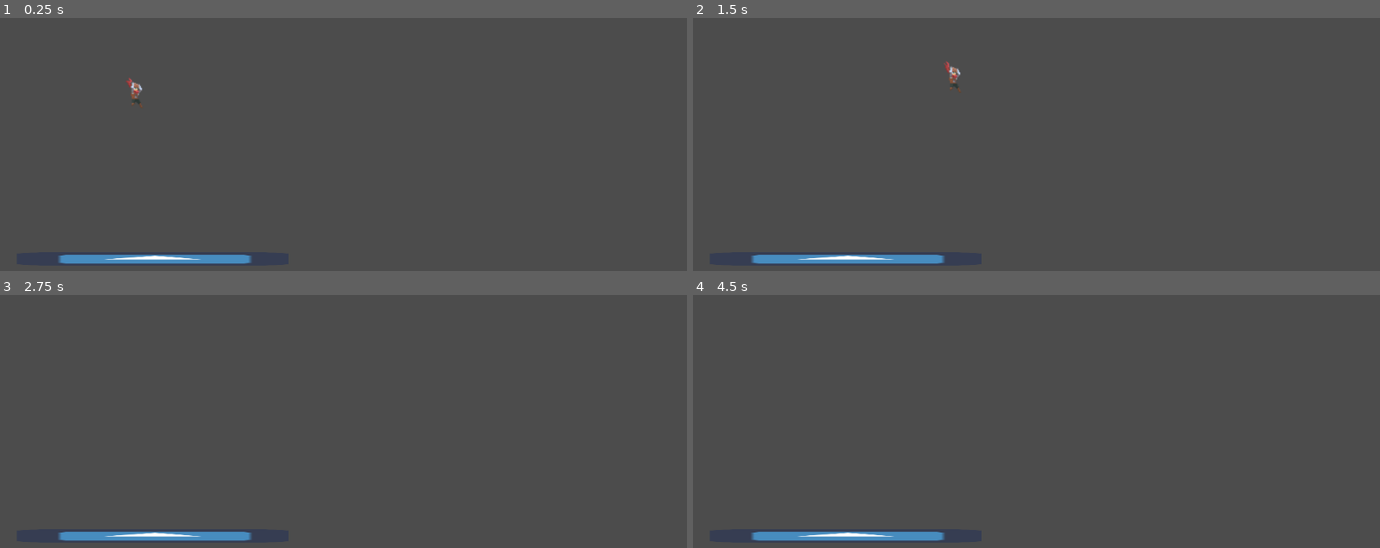
Above: before the commit, frames 1-4 (two rows, left to right).
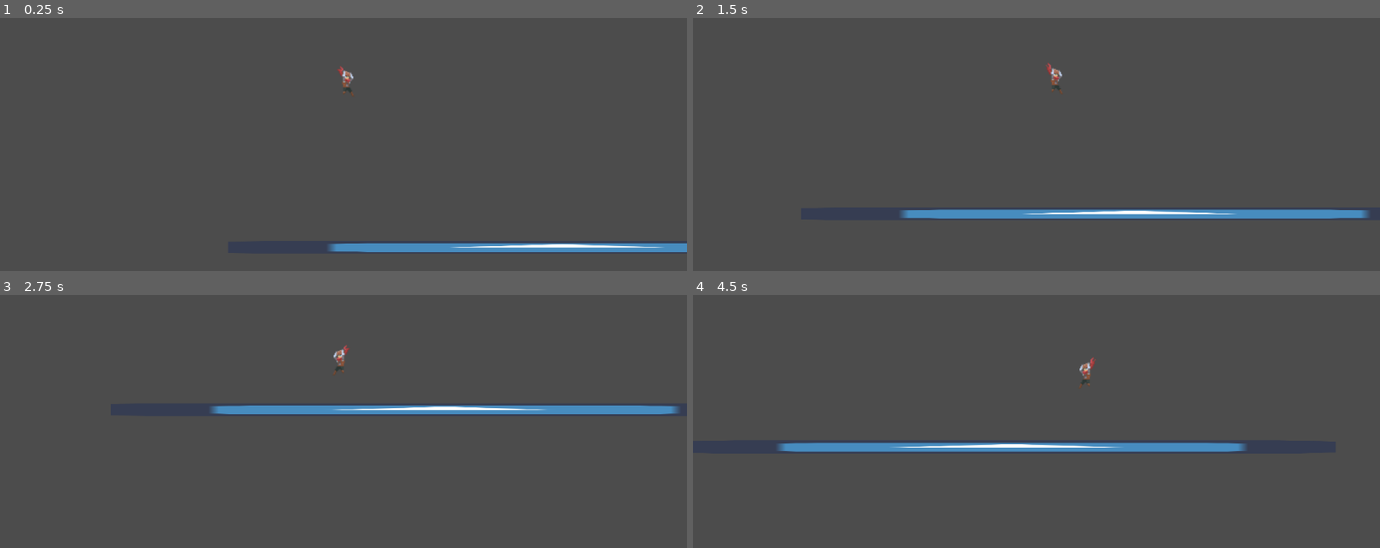
Above: after the commit, the same moments.

Repository: ztd12/GodotGrapple
Game: Godot game, scene res://Main.tscn
Same seed, same stepped clock (60 frames per second), same inputs: the game is played once before the commit and once after it. The engine's default icon, where the game draws it, is replaced by a stand-in: a white triangle on a blue panel in a dark square.
Inputs (mouse positions are in pixels of both pictures, inside the frame that each line leads up to):
- Up to frame 1 (0.25 s): no input
- Up to frame 2 (1.5 s): move the mouse to (1187, 68) at 0.52 s; hold D (move_right) from 0.53 s (still down); tap S (crouch) at 0.6 s; tap W (jump) at 0.77, 1.07 s; tap Shift (dodge) at 0.8, 1.35 s; move the mouse to (899, 109) at 1.27 s
- Up to frame 3 (2.75 s): tap W (jump) at 1.52, 1.55, 1.82, 2.1 s; move the mouse to (outside the picture) at 2.02 s; release D (move_right) at 2.03 s; hold A (move_left) from 2.03 s (still down); tap S (crouch) at 2.3 s
- Up to frame 4 (4.5 s): move the mouse to (1002, 446) at 2.77 s; release A (move_left) at 2.78 s; hold D (move_right) 2.78-4.28 s; tap S (crouch) at 2.85, 4.35 s; tap W (jump) at 3.02, 3.32, 3.77, 3.8, 4.07 s; tap Shift (dodge) at 3.05, 3.6 s; move the mouse to (1242, 426) at 3.52 s; move the mouse to (830, 305) at 4.27 s; hold A (move_left) from 4.28 s (still down)

The runs differ from the first frame. In frame 1, 3.2% of the frame differs, in the area x 8-100%, y 18-98%; in frame 2, 3.8%, in the area x 8-99%, y 16-98%; in frame 3, 3.5%; in frame 4, 3.7%.

Commit message:
improved movement, camera, bugfixes

Diff:
--- a/Main.tscn
+++ b/Main.tscn
@@ -4,7 +4,7 @@
 [ext_resource path="res://Player/Player.tscn" type="PackedScene" id=2]
 
 [sub_resource type="RectangleShape2D" id=1]
-extents = Vector2( 198.5, 9 )
+extents = Vector2( 487.5, 9 )
 
 [node name="Main" type="Node2D"]
 
@@ -19,10 +19,10 @@
 }
 
 [node name="Sprite" type="Sprite" parent="StaticBody2D"]
-position = Vector2( 227.75, 290 )
-scale = Vector2( 6.32031, 0.304687 )
+position = Vector2( 515.75, 290 )
+scale = Vector2( 15.3203, 0.304687 )
 texture = ExtResource( 1 )
 
 [node name="CollisionShape2D" type="CollisionShape2D" parent="StaticBody2D"]
-position = Vector2( 230.5, 289 )
+position = Vector2( 519.5, 289 )
 shape = SubResource( 1 )
--- a/Player/Dodge.gd
+++ b/Player/Dodge.gd
@@ -1,5 +1,31 @@
 extends PlayerState
 
 
-func _ready():
-	pass
+export(NodePath) var _animation
+onready var animated_sprite: AnimatedSprite = get_node(_animation)
+
+func enter(_msg := {}) -> void:
+	animated_sprite.play("dodge")
+
+func physics_update(delta: float) -> void:
+
+	if not player.on_floor():
+		state_machine.transition_to("Fall")
+		return
+
+
+	if not is_zero_approx(player.get_input_direction()):
+		player.velocity.x = lerp(player.velocity.x,
+								player.get_input_direction() * player.dodge_speed,
+								player.acceleration * delta)
+
+	player.velocity.y += player.gravity * delta
+	player.velocity = player.move_and_slide(player.velocity, Vector2.UP)
+
+	if Input.is_action_just_pressed("jump"):
+		state_machine.transition_to("Jump")
+	elif is_zero_approx(player.get_input_direction()):
+		state_machine.transition_to("Idle")
+	#TODO If animation finished go to idle or run
+	#TODO add iframes
+	#TODO fix hitbox
--- a/Player/Idle.gd
+++ b/Player/Idle.gd
@@ -2,10 +2,10 @@
 
 
 export(NodePath) var _animation
-onready var animatated_sprite: AnimatedSprite = get_node(_animation)
+onready var animated_sprite: AnimatedSprite = get_node(_animation)
 
 func enter(_msg := {}) -> void:
-	animatated_sprite.play("idle")
+	animated_sprite.play("idle")
 	player.jumps_made = 0
 
 func physics_update(delta: float) -> void:
@@ -21,5 +21,7 @@
 
 	if Input.is_action_just_pressed("jump"):
 		state_machine.transition_to("Jump")
+	elif Input.is_action_just_pressed("dodge"):
+		state_machine.transition_to("Dodge")
 	elif not is_zero_approx(player.get_input_direction()):
 		state_machine.transition_to("Run")
--- a/Player/Player.gd
+++ b/Player/Player.gd
@@ -2,12 +2,14 @@
 extends KinematicBody2D
 
 var speed = 200
-var jump_impulse = 800
+var jump_impulse = 700
 var maximum_jumps := 2
 var gravity = 2500
 var acceleration = 60
 var friction = 20
 var air_friction = 10
+var slide_speed = 300
+var dodge_speed = 400
 
 var velocity := Vector2.ZERO
 var jumps_made = 0
--- a/Player/Player.tscn
+++ b/Player/Player.tscn
@@ -49,6 +49,7 @@
 [ext_resource path="res://Player/StateMachine.gd" type="Script" id=47]
 [ext_resource path="res://Player/Idle.gd" type="Script" id=48]
 [ext_resource path="res://Player/Run.gd" type="Script" id=49]
+[ext_resource path="res://Player/PlayerCamera.gd" type="Script" id=50]
 [ext_resource path="res://Player/Individual Sprites/adventurer-crnr-grb-02.png" type="Texture" id=51]
 [ext_resource path="res://Player/Individual Sprites/adventurer-crnr-grb-03.png" type="Texture" id=52]
 [ext_resource path="res://Player/Individual Sprites/adventurer-crnr-grb-01.png" type="Texture" id=53]
@@ -160,10 +161,10 @@
 "name": "run",
 "speed": 10.0
 }, {
-"frames": [ ExtResource( 44 ), ExtResource( 38 ) ],
-"loop": true,
+"frames": [ ExtResource( 44 ), ExtResource( 38 ), ExtResource( 44 ), ExtResource( 38 ), ExtResource( 45 ), ExtResource( 43 ) ],
+"loop": false,
 "name": "slide",
-"speed": 5.0
+"speed": 18.0
 }, {
 "frames": [ ExtResource( 45 ), ExtResource( 43 ) ],
 "loop": true,
@@ -178,6 +179,10 @@
 "_edit_group_": true
 }
 
+[node name="PlayerCamera" type="Camera2D" parent="."]
+current = true
+script = ExtResource( 50 )
+
 [node name="CollisionShape2D" type="CollisionShape2D" parent="."]
 position = Vector2( 0, -3.5 )
 shape = SubResource( 2 )
@@ -186,8 +191,8 @@
 position = Vector2( 1, -8.125 )
 scale = Vector2( 1.5, 1.50676 )
 frames = SubResource( 1 )
-animation = "jump"
-frame = 3
+animation = "dodge"
+frame = 5
 playing = true
 
 [node name="ground_check_ray" type="RayCast2D" parent="."]
@@ -216,6 +221,8 @@
 
 [node name="Dodge" type="Node" parent="StateMachine"]
 script = ExtResource( 77 )
+_animation = NodePath("../../AnimatedSprite")
 
 [node name="Slide" type="Node" parent="StateMachine"]
 script = ExtResource( 79 )
+_animation = NodePath("../../AnimatedSprite")
--- /dev/null
+++ b/Player/PlayerCamera.gd
@@ -0,0 +1,15 @@
+extends Camera2D
+
+# Radius of the zone in the middle of the screen where the cam doesn't move
+const DEAD_ZONE = 160
+
+func _input(event: InputEvent) -> void:
+	if event is InputEventMouseMotion: # If the mouse moved...
+		var _target = event.position - get_viewport().size * 0.5	# Get the mouse position relative to the middle of the screen
+		if _target.length() < DEAD_ZONE:	# If we're in the middle (dead zone)...
+			self.position = Vector2(0,0)	# ... reset the camera to the middle (= center on player)
+		else:
+			# _target.normalized() is the direction in which to move
+			# _target.length() - DEAD_ZONE is the distance the mouse is outside of the dead zone
+			# 0.5 is an arbitrary scalar
+			self.position = _target.normalized() * (_target.length() - DEAD_ZONE) * 0.5
--- a/Player/Run.gd
+++ b/Player/Run.gd
@@ -2,10 +2,10 @@
 
 
 export(NodePath) var _animation
-onready var animatated_sprite: AnimatedSprite = get_node(_animation)
+onready var animated_sprite: AnimatedSprite = get_node(_animation)
 
 func enter(_msg := {}) -> void:
-	animatated_sprite.play("run")
+	animated_sprite.play("run")
 	player.jumps_made = 0
 
 func physics_update(delta: float) -> void:
@@ -25,5 +25,9 @@
 
 	if Input.is_action_just_pressed("jump"):
 		state_machine.transition_to("Jump")
+	elif Input.is_action_just_pressed("dodge"):
+		state_machine.transition_to("Dodge")
+	elif Input.is_action_just_pressed("crouch"):
+		state_machine.transition_to("Slide")
 	elif is_zero_approx(player.get_input_direction()):
 		state_machine.transition_to("Idle")
--- a/Player/Slide.gd
+++ b/Player/Slide.gd
@@ -1,5 +1,30 @@
 extends PlayerState
 
+export(NodePath) var _animation
+onready var animated_sprite: AnimatedSprite = get_node(_animation)
 
-func _ready():
-	pass
+func enter(_msg := {}) -> void:
+	animated_sprite.play("slide")
+
+func physics_update(delta: float) -> void:
+
+
+	if not player.on_floor():
+		state_machine.transition_to("Fall")
+		return
+
+
+	if not is_zero_approx(player.get_input_direction()):
+		player.velocity.x = lerp(player.velocity.x,
+								player.get_input_direction() * player.slide_speed,
+								player.acceleration * delta)
+
+	player.velocity.y += player.gravity * delta
+	player.velocity = player.move_and_slide(player.velocity, Vector2.UP)
+
+	if Input.is_action_just_pressed("jump"):
+		state_machine.transition_to("Jump")
+	elif is_zero_approx(player.get_input_direction()):
+		state_machine.transition_to("Idle")
+	# TODO if animation finishes go to idle or run
+	# TODO make speed get slower as times goes on?
Not shown: 1 places in Player/Player.tscn that only renumber resources
